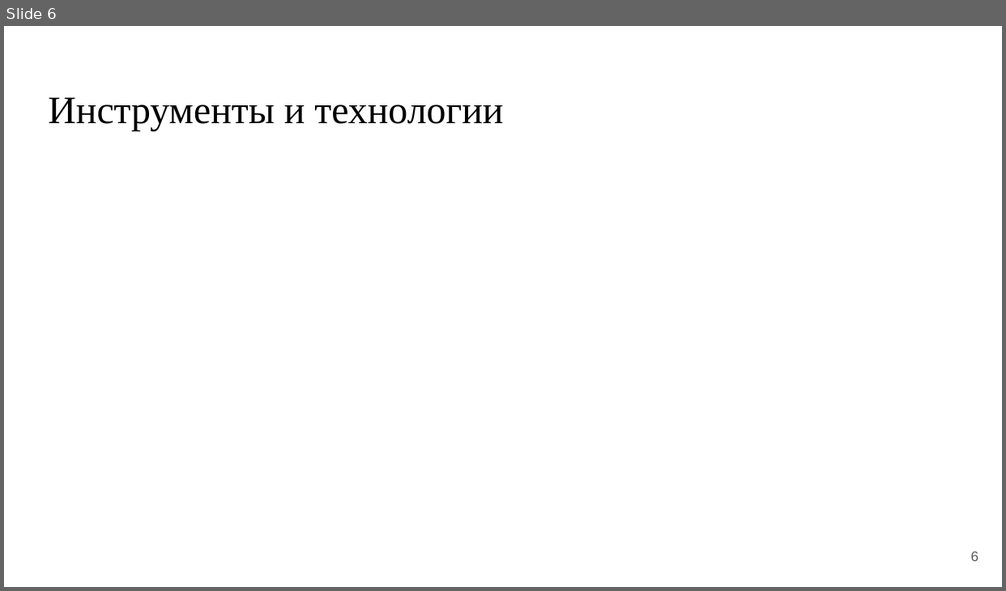
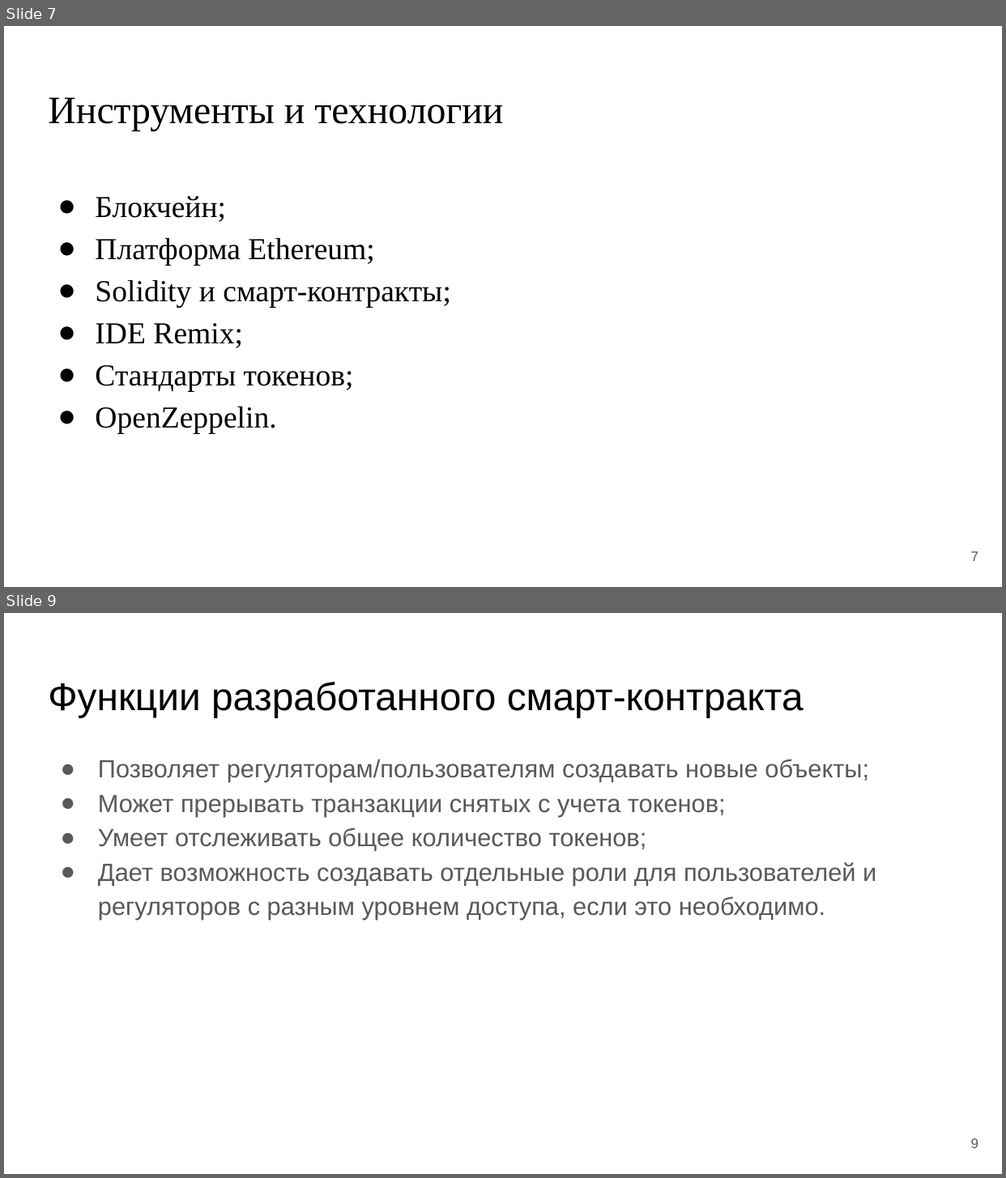
Before and after one commit to DaniilLitvochenko/prediplom_pract, a slide deck: Литовченко Д.В. ИСР2.pptx. Shown one above the other, each under a label of ours: slide 6 before the commit, slides 7 and 9 after it; the slides between them are not shown. The pictures are 1006x591 and 1006x1178 pixels, drawn with LibreOffice and Linux fonts; fonts in the diff are those of the drawing. Boxes give left, top, right and bottom in pixels: in the first picture for what was removed or moved away, otherwise in the second. Text is boxed around its words. In the diff, an @@ line names an element or a change of style, - is before the commit and + after.

```diff
--- a/Литовченко Д.В. ИСР2.pptx
+++ b/Литовченко Д.В. ИСР2.pptx
@@ slide 9 added at [4,613,1002,1174], background #FFFFFF @@
@@ title added at [48,682,803,717], 28 pt, text #000000 @@
+Функции разработанного смарт-контракта
@@ text added at [98,759,876,920], 18 pt, text #595959 @@
+● Позволяет регуляторам/пользователям создавать новые объекты;
+● Может прерывать транзакции снятых с учета токенов;
+● Умеет отслеживать общее количество токенов;
+● Дает возможность создавать отдельные роли для пользователей и регуляторов с разным уровнем доступа, если это необходимо.
@@ page number added at [971,1139,979,1148], 10 pt, text #595959 @@
+9
@@ what was slide 6 is now slide 7 @@
@@ slide 7 changed as well @@
@@ text added at [95,196,451,434], 22 pt, text #000000 @@
+● Блокчейн;
+● Платформа Ethereum;
+● Solidity и смарт-контракты;
+● IDE Remix;
+● Стандарты токенов;
+● OpenZeppelin.
@@ page number at [971,552,979,561]: text changed @@
-6
+7
```
Also in this commit, not shown: 1 other slide changed, 8 other slides added, 6 slides removed, 1 other file.
